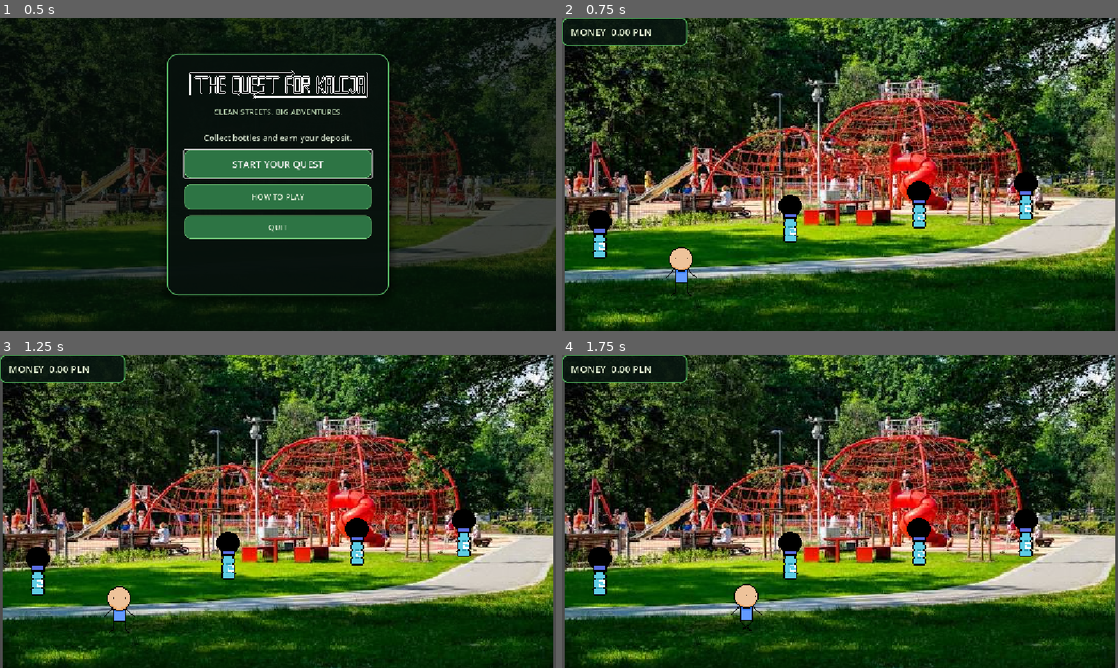
Above: before the commit, frames 1-4 (two rows, left to right).
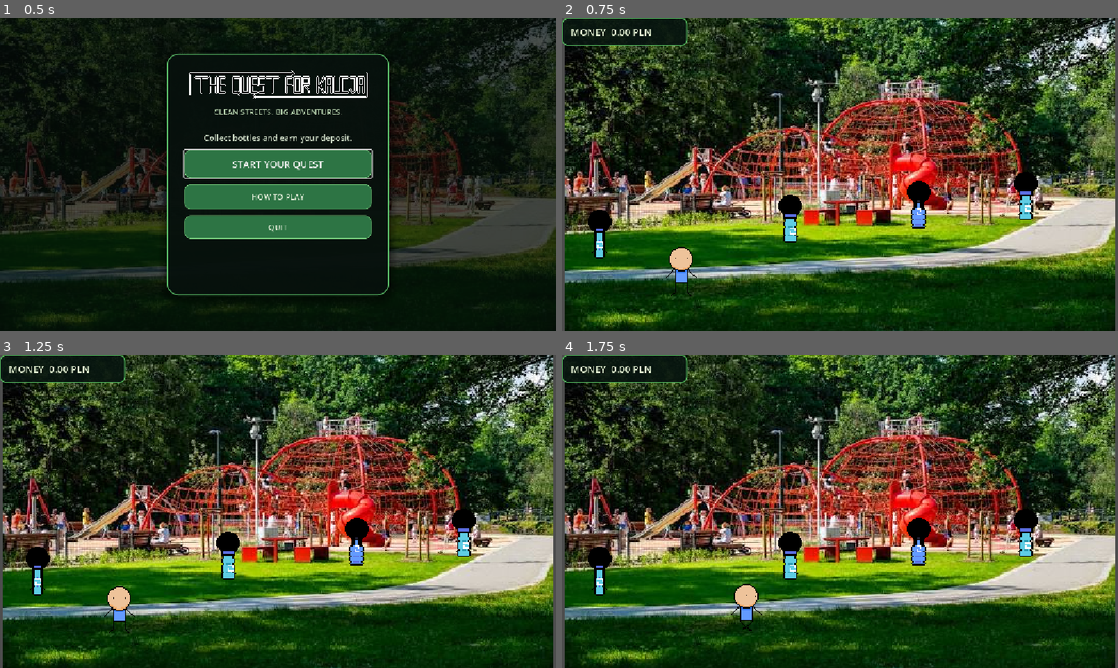
Above: after the commit, the same moments.

Repository: UBGC/quest_for_kaucja
Game: Godot game, scene res://main_menu.tscn
Same seed, same stepped clock (60 frames per second), same inputs: the game is played once before the commit and once after it.
Inputs (mouse positions are in pixels of both pictures, inside the frame that each line leads up to):
- Up to frame 1 (0.5 s): no input
- Up to frame 2 (0.75 s): click "START YOUR QUEST" at 0.5 s
- Up to frame 3 (1.25 s): no input
- Up to frame 4 (1.75 s): tap Enter at 1.25 s; move the mouse to (962, 495) at 1.27 s; hold D (Right) from 1.28 s (still down); hold Enter from 1.28 s (still down)

Frame 1 is identical in both runs. In frame 2, 0.3% of the frame differs, in the area x 5-66%, y 58-77%; in frame 3, 0.3%; in frame 4, 0.3%.

Commit message:
knadujhdu

Diff:
--- a/butelkaSpawner.gd
+++ b/butelkaSpawner.gd
@@ -13,4 +13,5 @@
 		var bottle = bottleScene.instantiate()
 		add_child(bottle)
 		bottle.global_position = global_position + Vector2(0, 20)
+		await bottle.tree_exited
 		await get_tree().create_timer(randf_range(1.0, spawnInterval)).timeout #losowy czas pomiedzy spawnami butelek
--- a/butelki.gd
+++ b/butelki.gd
@@ -5,6 +5,7 @@
 const FLAG_KAUCYJNA = 1 << 1  # 2 (binarnie: 10)
 var graczScena = preload("res://player.tscn")
 var value: float = 0.0
+@onready var bottle_sprite: AnimatedSprite2D = $AnimatedSprite2D
 
 var spritesheet: Texture2D = preload("res://BottleSpriteSheet.png")
 
@@ -17,7 +18,7 @@
 		"region": Rect2(0, 0, 13, 18)
 	},
 	{
-		"flags": 0,                 # Tylko Szklana (1)
+		"flags": FLAG_KAUCYJNA, # Kaucyjna
 		"base_value": 1.0,
 		"region": Rect2(13, 0, 13, 18)
 	},
@@ -32,7 +33,7 @@
 		"region": Rect2(39, 0, 13, 18)
 	},
 	{
-		"flags": FLAG_SZKLANA | FLAG_KAUCYJNA, # Kolejny wariant szklanej kaucyjnej
+		"flags": FLAG_SZKLANA, # Niekaucyjna
 		"base_value": 1.5,
 		"region": Rect2(52, 0, 13, 18)
 	},
@@ -44,14 +45,27 @@
 ]
 
 func _ready() -> void:
-	value = losuj_butelke()["value"]
-	# Pętla testowa sprawdzająca czy losują się różne indeksy
-	for i in range(10):
-		var wylosowana_butelka = losuj_butelke()
-		print("Losowanie ", i + 1, " -> Wartość: ", wylosowana_butelka["value"], " PLN, Flagi: ", wylosowana_butelka["flags"])
+	var dane_butelki = losuj_butelke()
+	value = dane_butelki["value"]
+	var klatki_animacji: SpriteFrames = bottle_sprite.sprite_frames.duplicate() as SpriteFrames
+	klatki_animacji.set_frame(&"bootle", 0, dane_butelki["texture"])
+	bottle_sprite.sprite_frames = klatki_animacji
+	get_tree().create_timer(6.0).timeout.connect(queue_free)
+
 func losuj_butelke() -> Dictionary:
-	# 1. Losujemy jeden z 6 słowników z tablicy (Godot 4 ma wygodną funkcję pick_random())
-	var dane_butelki = bottle_types.pick_random()
+	var kaucyjne = []
+	var niekaucyjne = []
+	for typ_butelki in bottle_types:
+		if (typ_butelki["flags"] & FLAG_KAUCYJNA) != 0:
+			kaucyjne.append(typ_butelki)
+		else:
+			niekaucyjne.append(typ_butelki)
+
+	var dane_butelki
+	if randf() < 0.25:
+		dane_butelki = niekaucyjne.pick_random()
+	else:
+		dane_butelki = kaucyjne.pick_random()
 
 	# 2. Obliczamy ostateczną cenę na podstawie flag
 	var ostateczna_wartosc = oblicz_wartosc(dane_butelki["flags"], dane_butelki["base_value"])
